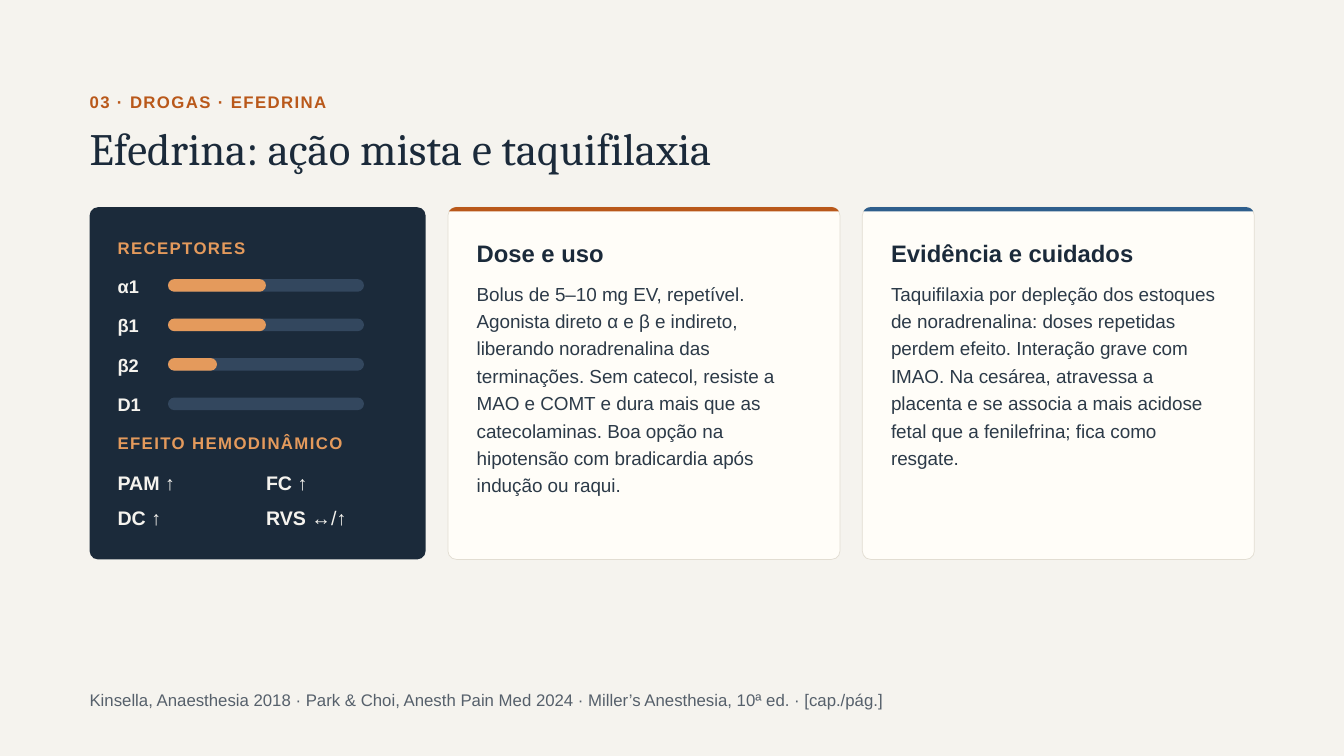
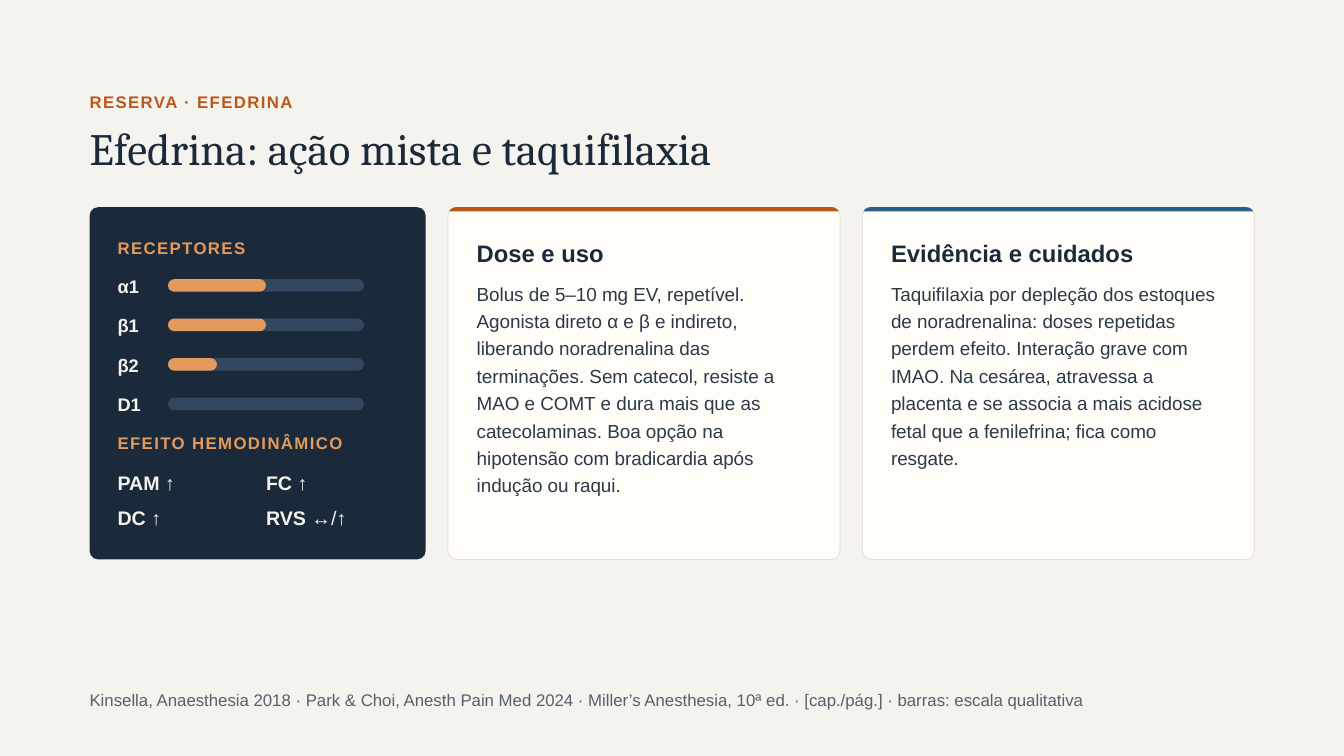
Before and after one commit to brunomoraesdubois-bit/Bruno, a slide deck: slide 19 of apresentacao/Aminas_Vasoativas.pptx (slide 12 before the commit). Drawn at 1344x756 pixels with LibreOffice and Linux fonts; fonts in the diff are those of the drawing. Boxes give left, top, right and bottom in pixels: in the first picture for what was removed or moved away, otherwise in the second. Text is boxed around its words. In the diff, an @@ line names an element or a change of style, - is before the commit and + after.

```diff
--- a/apresentacao/Aminas_Vasoativas.pptx
+++ b/apresentacao/Aminas_Vasoativas.pptx
@@ text at (90,96,292,108): text changed @@
-03 · DROGAS · EFEDRINA
+RESERVA · EFEDRINA
@@ text at (90,693,1084,710): text changed @@
-Kinsella, Anaesthesia 2018 · Park & Choi, Anesth Pain Med 2024 · Miller’s Anesthesia, 10ª ed. · [cap./pág.]
+Kinsella, Anaesthesia 2018 · Park & Choi, Anesth Pain Med 2024 · Miller’s Anesthesia, 10ª ed. · [cap./pág.] · barras: escala qualitativa
```
Also in this commit, not shown: 18 other slides changed, 7 slides added, 1 slide removed, 33 other files.
